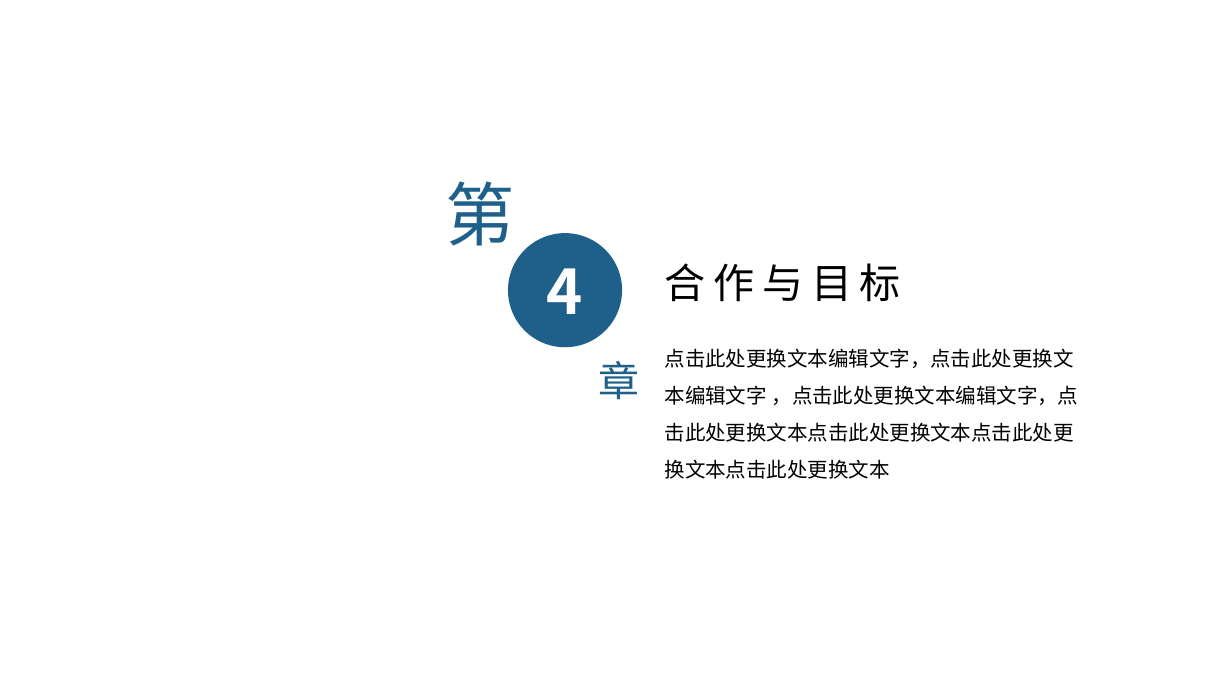
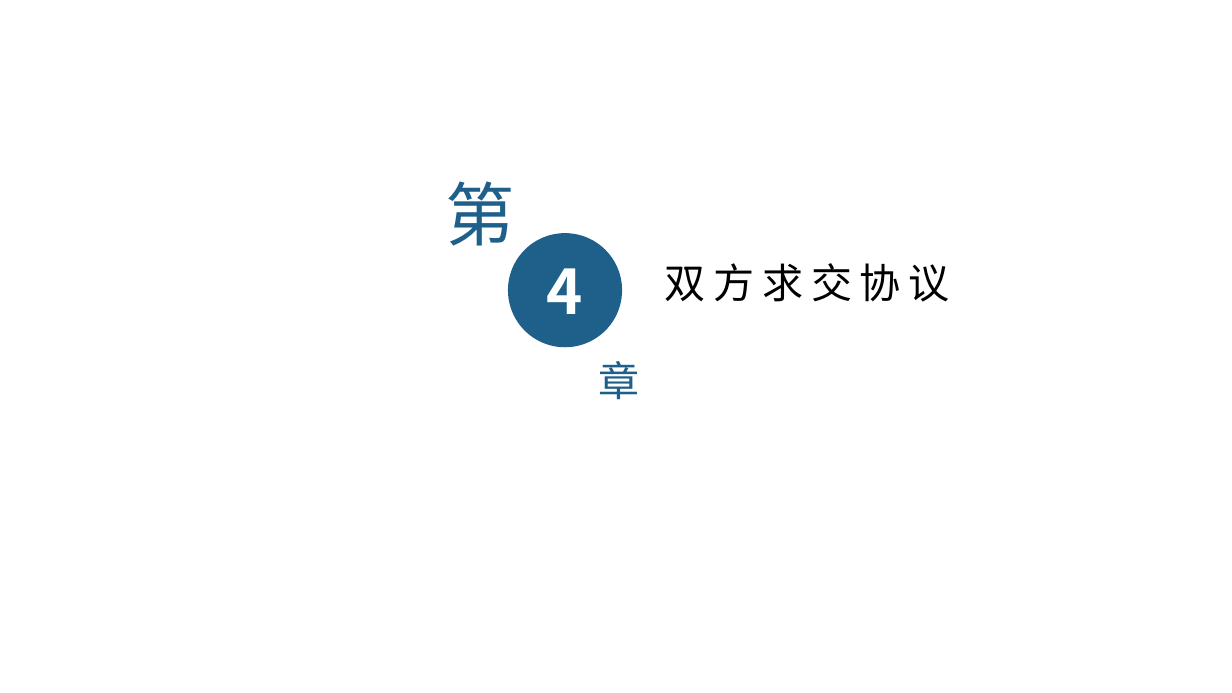
Before and after one commit to doublejun12/Slides, a slide deck: slide 30 of 集合求交.pptx (slide 31 before the commit). Drawn at 1232x693 pixels with LibreOffice and Linux fonts; fonts in the diff are those of the drawing; background and template pictures are left out. Boxes give left, top, right and bottom in pixels: in the first picture for what was removed or moved away, otherwise in the second. Text is boxed around its words. In the diff, an @@ line names an element or a change of style, - is before the commit and + after.

```diff
--- a/集合求交.pptx
+++ b/集合求交.pptx
@@ text at <box>665,263,950,302</box>: text changed @@
-合作与目标
+双方求交协议
@@ text removed at <box>665,348,1079,479</box> @@
-点击此处更换文本编辑文字，点击此处更换文本编辑文字 ，点击此处更换文本编辑文字，点击此处更换文本点击此处更换文本点击此处更换文本点击此处更换文本
```
Also in this commit, not shown: 3 other slides changed, 4 slides added, 9 slides removed.
